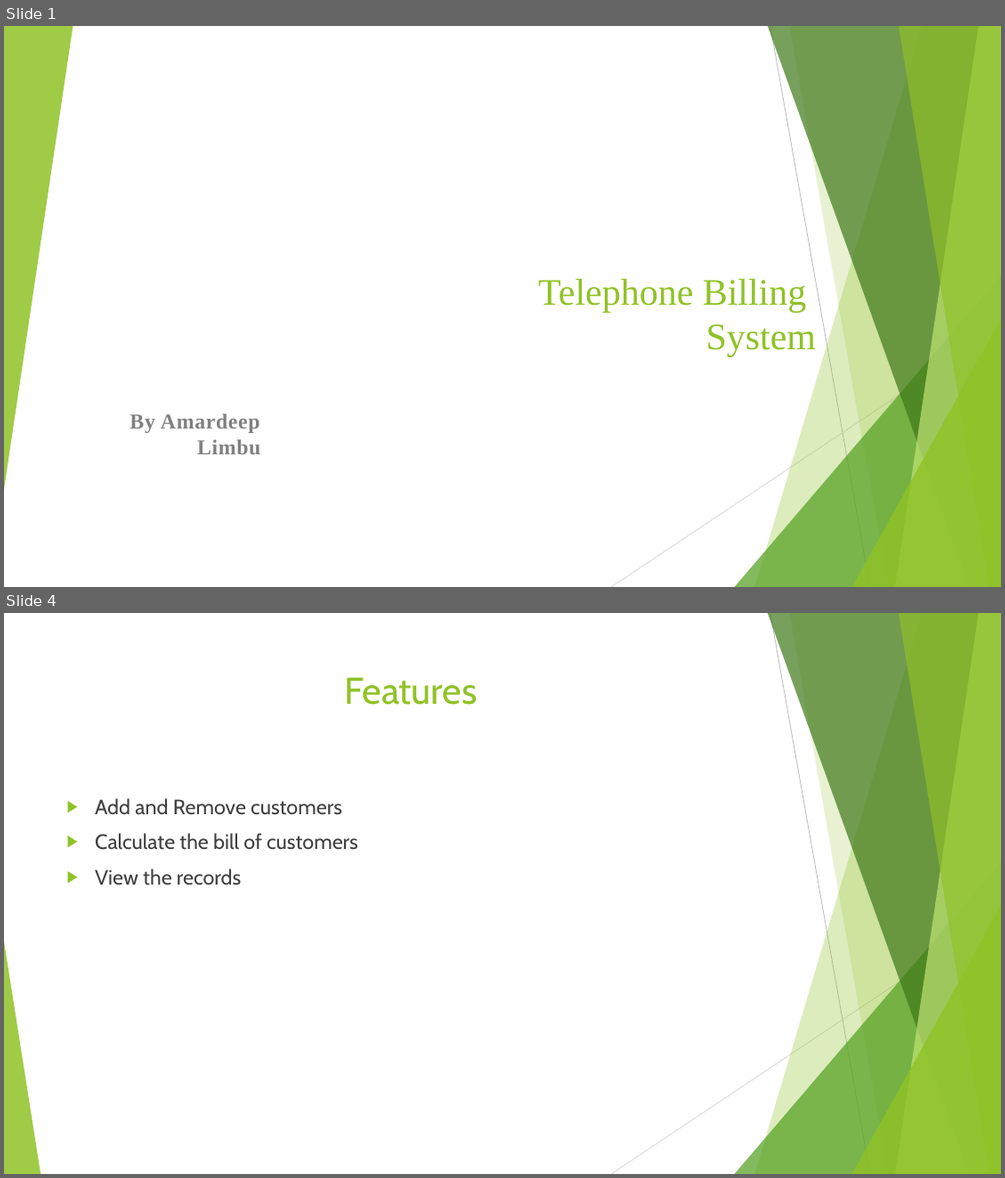
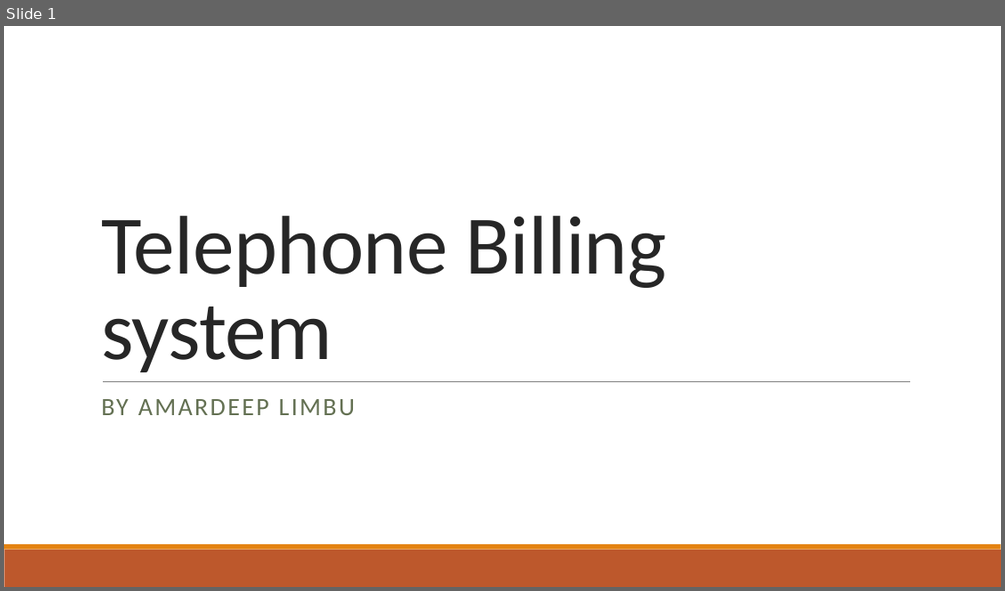
Before and after one commit to no-routine/college, a slide deck: telephone project.pptx. Shown one above the other, each under a label of ours: slides 1 and 4 before the commit, slide 1 after it; the slides between them are not shown. The pictures are 1005x1178 and 1005x591 pixels, drawn with LibreOffice and Linux fonts; fonts in the diff are those of the drawing; background and template pictures are left out. Boxes give left, top, right and bottom in pixels: in the first picture for what was removed or moved away, otherwise in the second. Text is boxed around its words. In the diff, an @@ line names an element or a change of style, - is before the commit and + after.

```diff
--- a/telephone project.pptx
+++ b/telephone project.pptx
@@ slide 4 removed at (x1=4, y1=613, x2=1001, y2=1174), background #FFFFFF; not listed: 9 template elements that a slide beside it also shows @@
@@ title removed at (x1=344, y1=677, x2=477, y2=705) @@
-Features
@@ text removed at (x1=95, y1=798, x2=358, y2=885) @@
-▶ Add and Remove customers
-▶ Calculate the bill of customers
-▶ View the records
@@ triangle removed at (x1=4, y1=941, x2=40, y2=1174) @@
@@ slide 1 changed as well @@
@@ group removed at (x1=4, y1=26, x2=1001, y2=587): 5 freeform shapes, 3 triangles, 2 lines @@
@@ title at (x1=101, y1=216, x2=667, y2=372): text changed; size 36 to 80 pt; font Times New Roman to Calibri; text colour #90C226 to #262626 @@
-Telephone Billing
-System
+Telephone Billing system
@@ subtitle at (x1=101, y1=399, x2=355, y2=415): text changed; size 20.4 to 24 pt; font Times New Roman to Calibri; text colour #808080 to #637052; bold off @@
-By Amardeep Limbu
+BY AMARDEEP LIMBU
@@ line added from (103, 381) to (910, 381), #808080 0.5 pt @@
@@ rectangle added at (x1=4, y1=549, x2=1001, y2=587), fill #BD582C @@
@@ rectangle added at (x1=4, y1=544, x2=1001, y2=549), fill #E48312 @@
```
Also in this commit, not shown: 2 other slides changed, 4 slides added, 9 other slides removed.
